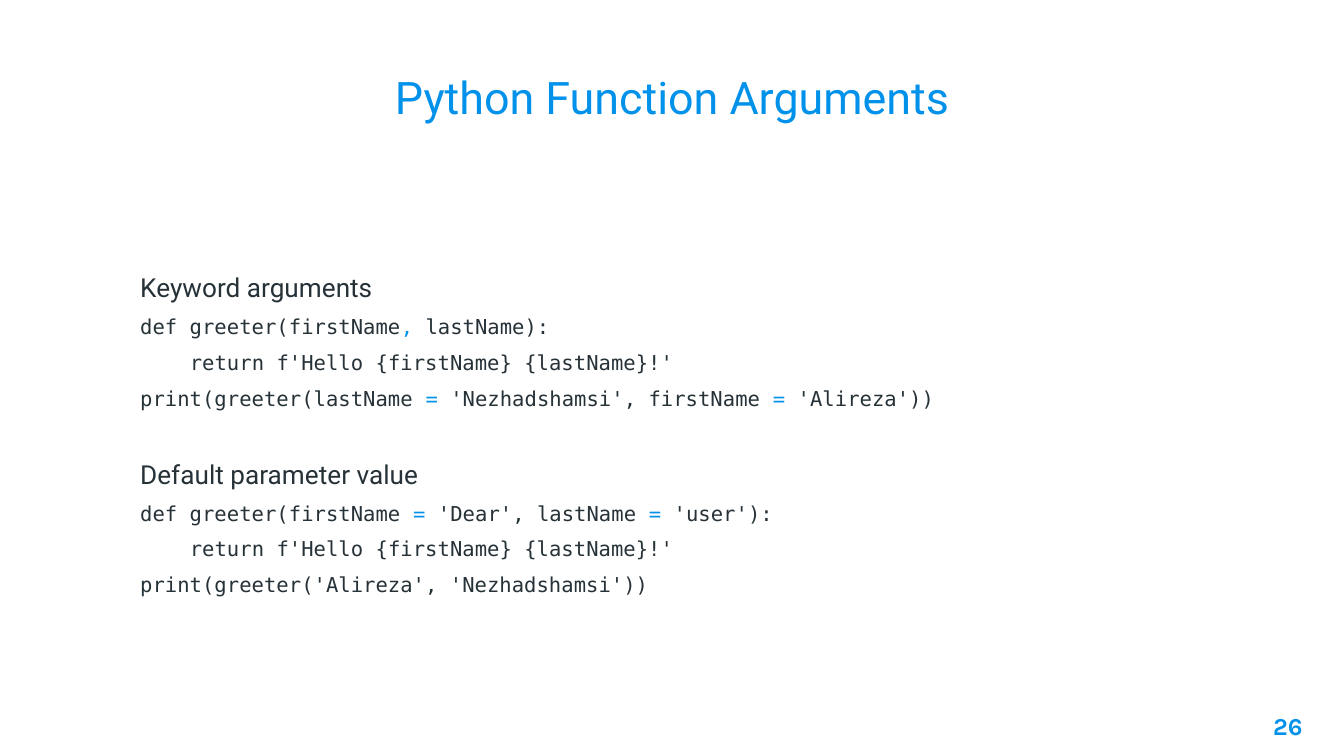
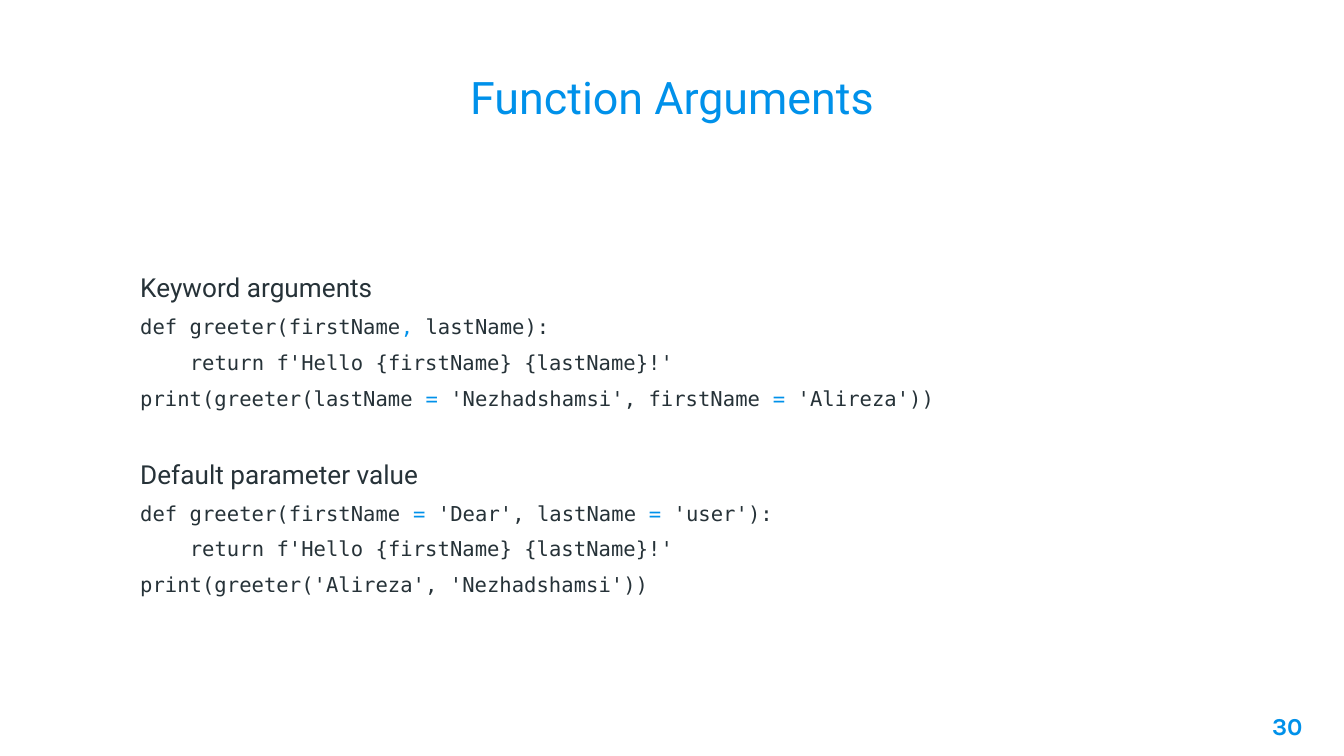
Before and after one commit to AleeRezaa/learn-python, a slide deck: slide 30 of Python.pptx (slide 26 before the commit). Drawn at 1344x756 pixels with LibreOffice and Linux fonts; fonts in the diff are those of the drawing; background and template pictures are left out. Boxes give left, top, right and bottom in pixels: in the first picture for what was removed or moved away, otherwise in the second. Text is boxed around its words. In the diff, an @@ line names an element or a change of style, - is before the commit and + after.

```diff
--- a/Python.pptx
+++ b/Python.pptx
@@ title at [470,81,873,124]: text changed @@
-Python Function Arguments
+Function Arguments
@@ page number at [1272,719,1302,736]: text changed @@
-26
+30
```
Also in this commit, not shown: 35 other slides changed, 4 slides added, 1 slide removed.
